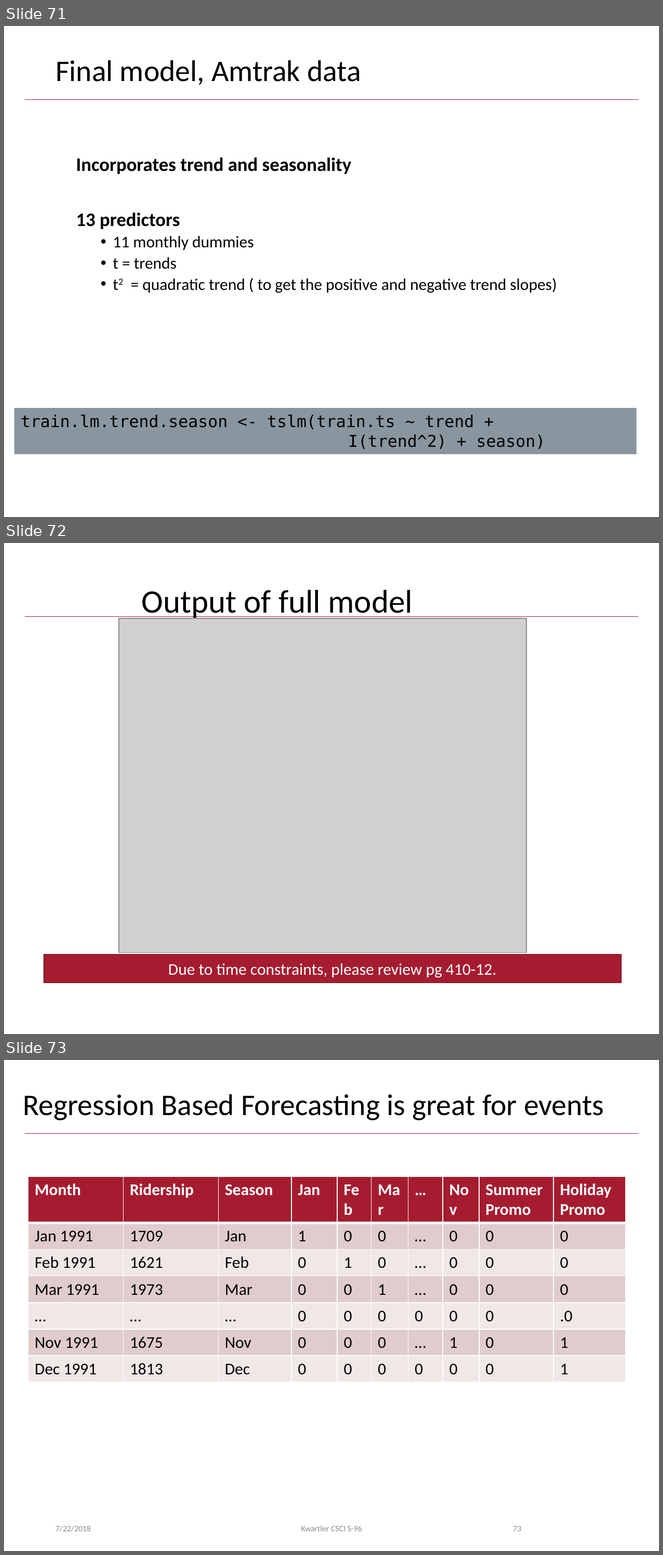
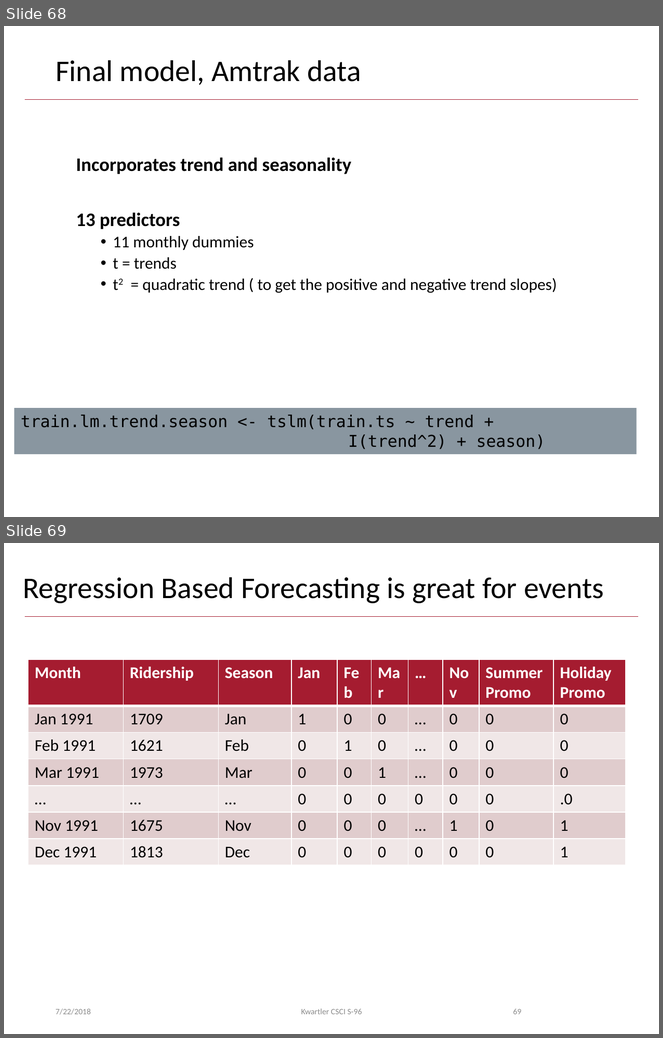
Before and after one commit to anhnguyendepocen/HarvardSummerStudent2018, a slide deck: lessons/5_July 23-Forecasting/Day5 July 23_Revised.pptx. Shown one above the other, each under a label of ours: slides 71, 72 and 73 before the commit, slides 68 and 69 after it. The pictures are 663x1555 and 663x1038 pixels, drawn with LibreOffice and Linux fonts; fonts in the diff are those of the drawing; grey boxes stand for pictures; background and template pictures are left out. Boxes give left, top, right and bottom in pixels: in the first picture for what was removed or moved away, otherwise in the second. Text is boxed around its words. In the diff, an @@ line names an element or a change of style, - is before the commit and + after.

```diff
--- a/lessons/5_July 23-Forecasting/Day5 July 23_Revised.pptx
+++ b/lessons/5_July 23-Forecasting/Day5 July 23_Revised.pptx
@@ slide 72 removed at (x1=4, y1=543, x2=659, y2=1034), background #FFFFFF; not listed: 1 template element that a slide beside it also shows @@
@@ title removed at (x1=141, y1=590, x2=413, y2=620) @@
-Output of full model
@@ picture removed at (x1=119, y1=618, x2=527, y2=953) @@
@@ rectangle removed at (x1=44, y1=954, x2=621, y2=983) @@
-Due to time constraints, please review pg 410-12.
@@ what was slide 71 is now slide 68 @@
@@ what was slide 73 is now slide 69 @@
@@ page number at (x1=513, y1=1009, x2=521, y2=1015): text changed @@
-73
+69
```
Also in this commit, not shown: 5 slides changed, 1 slide added, 6 other slides removed.
